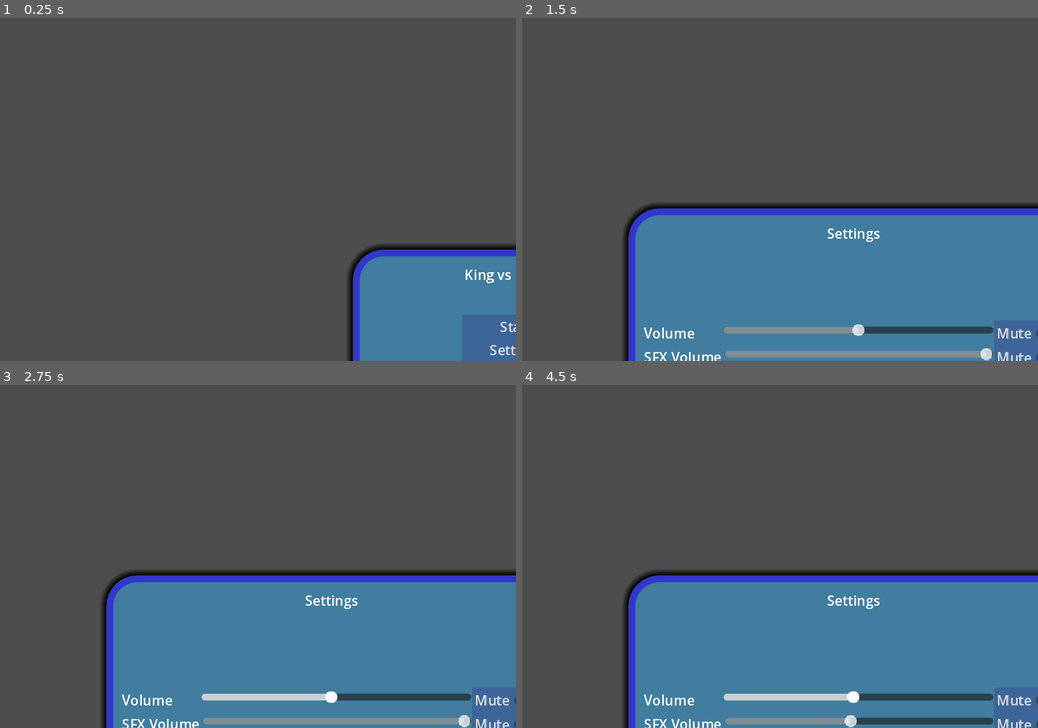
Above: before the commit, frames 1-4 (two rows, left to right).
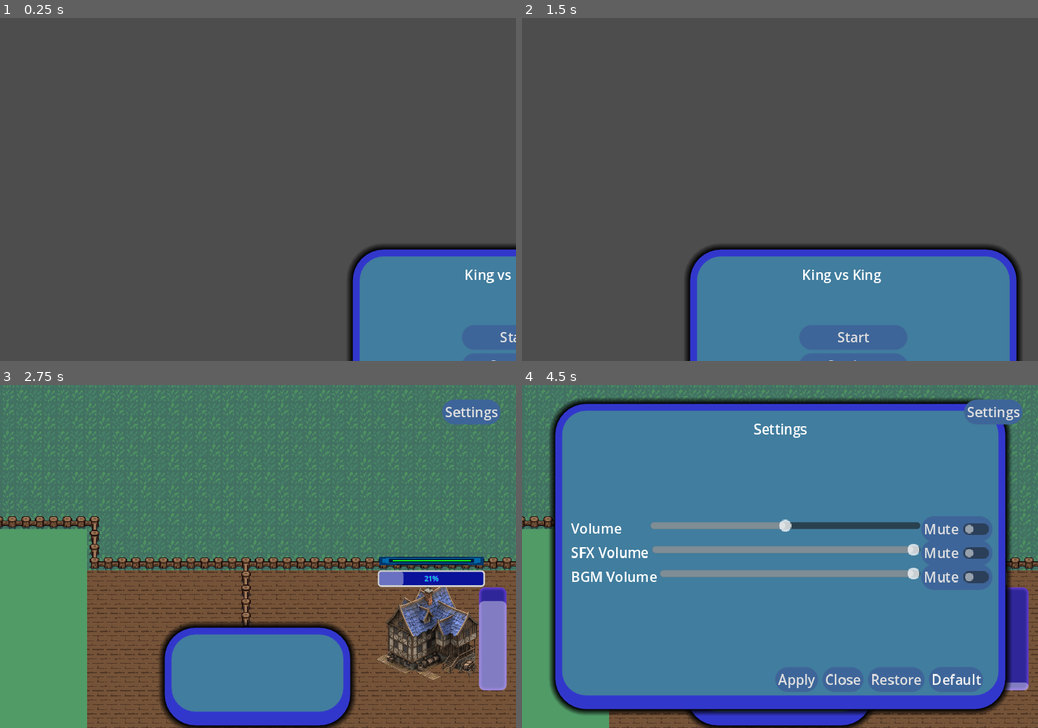
Above: after the commit, the same moments.

Repository: SiTOTG/KingVsKing
Game: Godot game, scene res://main_menu/main_menu.tscn
Two runs of this game, one before a commit and one after it. Both use one fixed random seed, a clock stepped at 60 frames per second and the inputs below.
Inputs (mouse positions are in pixels of both pictures, inside the frame that each line leads up to):
- Up to frame 1 (0.25 s): no input
- Up to frame 2 (1.5 s): tap Enter at 0.5 s; move the mouse to (893, 172) at 0.52 s; hold Right (ui_right) 0.53-1.25 s; tap Middle mouse button (drag) at 0.6 s; click (893, 172) at 0.67 s; click (857, 350) at 1.25 s, where only the run before the commit has a clickable "Settings"
- Up to frame 3 (2.75 s): click "Start" at 2 s
- Up to frame 4 (4.5 s): click "Settings" at 2.75 s; click (955, 679) at 3.5 s, where only the run after the commit has a clickable "Default"; click (852, 693) at 4.25 s, where only the run before the commit has a clickable "Start"

The runs differ from the first frame. In frame 1, 0.2% of the frame differs, in the area x 95-100%, y 88-100%; in frame 2, 21%; in frame 3, 93%, in the area x 0-100%, y 0-100%; in frame 4, 78%.
Error after the commit: Invalid call. Nonexistent function 'get_mesh' in base 'NavigationPolygon'. (res://world/world.gd:21)

Commit message:
Make settings available during battle and bugfixes

Diff:
--- a/bgm.tscn
+++ b/bgm.tscn
@@ -3,6 +3,7 @@
 [ext_resource type="AudioStream" uid="uid://wsc00huixfwh" path="res://assets/bgm/One-Bard-Band.mp3" id="1_20dqj"]
 
 [node name="BGM" type="AudioStreamPlayer"]
+process_mode = 3
 stream = ExtResource("1_20dqj")
 autoplay = true
 bus = &"BGM"
--- a/default_theme.tres
+++ b/default_theme.tres
@@ -2,6 +2,10 @@
 
 [sub_resource type="StyleBoxFlat" id="StyleBoxFlat_1xbkg"]
 bg_color = Color(0.243137, 0.396078, 0.6, 1)
+corner_radius_top_left = 25
+corner_radius_top_right = 25
+corner_radius_bottom_right = 25
+corner_radius_bottom_left = 25
 expand_margin_left = 3.0
 expand_margin_top = 3.0
 expand_margin_right = 3.0
--- a/main_menu/main_menu.tscn
+++ b/main_menu/main_menu.tscn
@@ -24,6 +24,7 @@
 
 [node name="Camera2D" type="Camera2D" parent="."]
 anchor_mode = 0
+current = true
 
 [node name="MarginContainer" type="MarginContainer" parent="."]
 anchors_preset = -1
@@ -48,6 +49,7 @@
 [node name="VBoxContainer" type="VBoxContainer" parent="MarginContainer/PanelContainer/MarginContainer"]
 offset_right = 228.0
 offset_bottom = 216.0
+theme_override_constants/separation = 10
 
 [node name="Label" type="Label" parent="MarginContainer/PanelContainer/MarginContainer/VBoxContainer"]
 offset_right = 228.0
@@ -57,9 +59,9 @@
 script = SubResource("GDScript_epg62")
 
 [node name="HSeparator" type="HSeparator" parent="MarginContainer/PanelContainer/MarginContainer/VBoxContainer"]
-offset_top = 62.0
+offset_top = 68.0
 offset_right = 228.0
-offset_bottom = 92.0
+offset_bottom = 98.0
 theme_override_constants/separation = 30
 theme_override_styles/separator = SubResource("StyleBoxEmpty_nal6i")
 
@@ -67,9 +69,9 @@
 unique_name_in_owner = true
 custom_minimum_size = Vector2(120, 0)
 offset_left = 54.0
-offset_top = 96.0
+offset_top = 108.0
 offset_right = 174.0
-offset_bottom = 119.0
+offset_bottom = 131.0
 size_flags_horizontal = 4
 button_group = SubResource("ButtonGroup_0t8qw")
 text = "Start"
@@ -77,9 +79,9 @@
 [node name="SettingsButton" type="Button" parent="MarginContainer/PanelContainer/MarginContainer/VBoxContainer"]
 custom_minimum_size = Vector2(120, 0)
 offset_left = 54.0
-offset_top = 123.0
+offset_top = 141.0
 offset_right = 174.0
-offset_bottom = 146.0
+offset_bottom = 164.0
 size_flags_horizontal = 4
 button_group = SubResource("ButtonGroup_0t8qw")
 text = "Settings"
--- a/player/card_hud.gd
+++ b/player/card_hud.gd
@@ -32,6 +32,7 @@
 		card_manager = CardManager.new()
 
 	ReferenceStash.card_manager = card_manager
+	card_manager.clear_hand()
 
 	connect_signals()
 
--- a/player/cards/card_manager.gd
+++ b/player/cards/card_manager.gd
@@ -34,3 +34,6 @@
 func _on_card_used(card):
 	hand.erase(card)
 	hand_updated.emit()
+
+func clear_hand():
+	hand.clear()
--- a/project.godot
+++ b/project.godot
@@ -107,7 +107,7 @@
 [autoload]
 
 GlobalSettings="*res://global_settings.gd"
-DebugCamera="*res://debug/debug_camera.tscn"
+DebugCamera="res://debug/debug_camera.tscn"
 Events="*res://events.gd"
 ReferenceStash="*res://reference_stash.gd"
 Bgm="*res://bgm.tscn"
--- a/ui/settings.tscn
+++ b/ui/settings.tscn
@@ -31,12 +31,7 @@
 grow_vertical = 2
 script = ExtResource("1_3qus1")
 
-[node name="Camera2D" type="Camera2D" parent="."]
-anchor_mode = 0
-current = true
-
 [node name="MarginContainer" type="MarginContainer" parent="."]
-layout_mode = 1
 anchors_preset = -1
 anchor_left = 0.2
 anchor_top = 0.2
@@ -50,106 +45,146 @@
 grow_vertical = 2
 
 [node name="PanelContainer" type="PanelContainer" parent="MarginContainer"]
-layout_mode = 2
+offset_right = 504.0
+offset_bottom = 336.0
 
 [node name="CenterContainer" type="CenterContainer" parent="MarginContainer/PanelContainer"]
-layout_mode = 2
+offset_left = 8.0
+offset_top = 8.0
+offset_right = 496.0
+offset_bottom = 66.0
 size_flags_vertical = 0
 
 [node name="Label" type="Label" parent="MarginContainer/PanelContainer/CenterContainer"]
-layout_mode = 2
+offset_left = 167.0
+offset_right = 321.0
+offset_bottom = 58.0
 theme_type_variation = &"TitleLabel"
 text = "Settings"
 script = SubResource("GDScript_sivvx")
 
 [node name="VBoxContainer" type="VBoxContainer" parent="MarginContainer/PanelContainer"]
-layout_mode = 2
+offset_left = 8.0
+offset_top = 121.0
+offset_right = 496.0
+offset_bottom = 207.0
 size_flags_vertical = 4
 
 [node name="VolumeField" type="HBoxContainer" parent="MarginContainer/PanelContainer/VBoxContainer"]
-layout_mode = 2
+offset_right = 488.0
+offset_bottom = 26.0
 
 [node name="Label" type="Label" parent="MarginContainer/PanelContainer/VBoxContainer/VolumeField"]
-layout_mode = 2
+offset_right = 89.0
+offset_bottom = 26.0
 size_flags_horizontal = 3
 text = "Volume"
 
 [node name="VolumeValue" type="HSlider" parent="MarginContainer/PanelContainer/VBoxContainer/VolumeField"]
 unique_name_in_owner = true
-layout_mode = 2
+offset_left = 93.0
+offset_right = 407.0
+offset_bottom = 16.0
 size_flags_horizontal = 3
 size_flags_stretch_ratio = 3.5
 
 [node name="MuteMaster" type="CheckButton" parent="MarginContainer/PanelContainer/VBoxContainer/VolumeField"]
 unique_name_in_owner = true
-layout_mode = 2
+offset_left = 411.0
+offset_right = 488.0
+offset_bottom = 26.0
 text = "Mute"
 
 [node name="SFXVolumeField" type="HBoxContainer" parent="MarginContainer/PanelContainer/VBoxContainer"]
-layout_mode = 2
+offset_top = 30.0
+offset_right = 488.0
+offset_bottom = 56.0
 
 [node name="Label" type="Label" parent="MarginContainer/PanelContainer/VBoxContainer/SFXVolumeField"]
-layout_mode = 2
+offset_right = 91.0
+offset_bottom = 26.0
 size_flags_horizontal = 3
 text = "SFX Volume"
 
 [node name="SFXVolumeValue" type="HSlider" parent="MarginContainer/PanelContainer/VBoxContainer/SFXVolumeField"]
 unique_name_in_owner = true
-layout_mode = 2
+offset_left = 95.0
+offset_right = 407.0
+offset_bottom = 16.0
 size_flags_horizontal = 3
 size_flags_stretch_ratio = 3.5
 
 [node name="MuteSFX" type="CheckButton" parent="MarginContainer/PanelContainer/VBoxContainer/SFXVolumeField"]
 unique_name_in_owner = true
-layout_mode = 2
+offset_left = 411.0
+offset_right = 488.0
+offset_bottom = 26.0
 text = "Mute"
 
 [node name="BGMVolumeField2" type="HBoxContainer" parent="MarginContainer/PanelContainer/VBoxContainer"]
-layout_mode = 2
+offset_top = 60.0
+offset_right = 488.0
+offset_bottom = 86.0
 
 [node name="Label" type="Label" parent="MarginContainer/PanelContainer/VBoxContainer/BGMVolumeField2"]
-layout_mode = 2
+offset_right = 100.0
+offset_bottom = 26.0
 size_flags_horizontal = 3
 text = "BGM Volume"
 
 [node name="BGMVolumeValue" type="HSlider" parent="MarginContainer/PanelContainer/VBoxContainer/BGMVolumeField2"]
 unique_name_in_owner = true
-layout_mode = 2
+offset_left = 104.0
+offset_right = 407.0
+offset_bottom = 16.0
 size_flags_horizontal = 3
 size_flags_stretch_ratio = 3.5
 
 [node name="MuteBGM" type="CheckButton" parent="MarginContainer/PanelContainer/VBoxContainer/BGMVolumeField2"]
 unique_name_in_owner = true
-layout_mode = 2
+offset_left = 411.0
+offset_right = 488.0
+offset_bottom = 26.0
 text = "Mute"
 
 [node name="ButtonsMarginContainer" type="MarginContainer" parent="MarginContainer"]
-layout_mode = 2
+offset_left = 249.0
+offset_top = 300.0
+offset_right = 504.0
+offset_bottom = 336.0
 size_flags_horizontal = 8
 size_flags_vertical = 8
 theme_override_constants/margin_right = 19
 theme_override_constants/margin_bottom = 13
 
 [node name="HBoxContainer" type="HBoxContainer" parent="MarginContainer/ButtonsMarginContainer"]
-layout_mode = 2
+offset_right = 236.0
+offset_bottom = 23.0
 theme_override_constants/separation = 11
 
 [node name="ApplyButton" type="Button" parent="MarginContainer/ButtonsMarginContainer/HBoxContainer"]
-layout_mode = 2
+offset_right = 44.0
+offset_bottom = 23.0
 size_flags_horizontal = 3
 text = "Apply"
 
 [node name="CloseButton" type="Button" parent="MarginContainer/ButtonsMarginContainer/HBoxContainer"]
-layout_mode = 2
+offset_left = 55.0
+offset_right = 97.0
+offset_bottom = 23.0
 size_flags_horizontal = 3
 text = "Close"
 
 [node name="ResetButton" type="Button" parent="MarginContainer/ButtonsMarginContainer/HBoxContainer"]
-layout_mode = 2
+offset_left = 108.0
+offset_right = 168.0
+offset_bottom = 23.0
 text = "Restore"
 
 [node name="Button" type="Button" parent="MarginContainer/ButtonsMarginContainer/HBoxContainer"]
-layout_mode = 2
+offset_left = 179.0
+offset_right = 236.0
+offset_bottom = 23.0
 text = "Default"
 
 [node name="TestSFX" type="AudioStreamPlayer" parent="."]
--- a/world/world.gd
+++ b/world/world.gd
@@ -4,6 +4,8 @@
 @onready var destination_lane_1 = $DestinationLane1
 @onready var tilemap_master: TilemapMaster = $TilemapMaster
 @onready var navigation_region_2d = $NavigationRegion2D
+@onready var settings = %Settings
+@onready var settings_button = %SettingsButton
 
 var active_card: Card
 
@@ -17,6 +19,7 @@
 	Events.confirm_card_activation_event.connect(_on_card_confirm_activation)
 	var navpoly: NavigationPolygon = navigation_region_2d.navpoly
 	navpoly.get_mesh().agent_radius = 32
+	settings.visibility_changed.connect(_on_settings_visibility_changed)
 
 
 func _process(delta):
@@ -64,3 +67,9 @@
 	match_stats.victory = true
 	$GameOverUI.match_stats = match_stats
 	get_tree().paused = true
+
+func _on_settings_button_pressed():
+	settings.visible = true
+
+func _on_settings_visibility_changed():
+	settings_button.visible = not settings.visible
--- a/world/world.tscn
+++ b/world/world.tscn
@@ -18,6 +18,7 @@
 [ext_resource type="Script" path="res://world/game_over_ui.gd" id="15_opoo2"]
 [ext_resource type="Script" path="res://player/building_stats.gd" id="16_3kfl1"]
 [ext_resource type="Texture2D" uid="uid://cgh2uhiknjo1m" path="res://assets/placeholder/sprites/FlameDemon Evolved.png" id="17_hjoo1"]
+[ext_resource type="PackedScene" uid="uid://cx6j2qyk8kg43" path="res://ui/settings.tscn" id="19_p7ml3"]
 
 [sub_resource type="TileSetAtlasSource" id="TileSetAtlasSource_nujo8"]
 texture = ExtResource("2_b5ipp")
@@ -136,6 +137,7 @@
 
 [node name="Castle" parent="." instance=ExtResource("15_om70m")]
 position = Vector2(704, 224)
+friendly_layer = 2
 
 [node name="DemonCommander" parent="." instance=ExtResource("15_om70m")]
 position = Vector2(-1159, 154)
@@ -172,35 +174,71 @@
 grow_vertical = 2
 
 [node name="PanelContainer" type="PanelContainer" parent="GameOverUI/MarginContainer"]
-offset_right = 360.0
-offset_bottom = 240.0
+layout_mode = 2
 
 [node name="MarginContainer" type="MarginContainer" parent="GameOverUI/MarginContainer/PanelContainer"]
+layout_mode = 2
 size_flags_horizontal = 4
 
 [node name="VBoxContainer" type="VBoxContainer" parent="GameOverUI/MarginContainer/PanelContainer/MarginContainer"]
-offset_right = 150.0
-offset_bottom = 119.0
+layout_mode = 2
 
 [node name="MatchGameoverTitle" type="Label" parent="GameOverUI/MarginContainer/PanelContainer/MarginContainer/VBoxContainer"]
 unique_name_in_owner = true
+layout_mode = 2
 theme_type_variation = &"TitleLabel"
 text = "Defeat!"
 script = SubResource("GDScript_k4be7")
 
 [node name="HSeparator" type="HSeparator" parent="GameOverUI/MarginContainer/PanelContainer/MarginContainer/VBoxContainer"]
+layout_mode = 2
 theme_override_constants/separation = 30
 theme_override_styles/separator = SubResource("StyleBoxEmpty_lfc6u")
 
 [node name="StartButton" type="Button" parent="GameOverUI/MarginContainer/PanelContainer/MarginContainer/VBoxContainer"]
 custom_minimum_size = Vector2(120, 0)
+layout_mode = 2
 size_flags_horizontal = 4
 button_group = SubResource("ButtonGroup_lek63")
 text = "Back to main menu"
 
+[node name="SettingsUI" type="CanvasLayer" parent="."]
+
+[node name="Settings" parent="SettingsUI" instance=ExtResource("19_p7ml3")]
+unique_name_in_owner = true
+visible = false
+
+[node name="Panel" type="Control" parent="SettingsUI"]
+layout_mode = 3
+anchors_preset = 15
+anchor_right = 1.0
+anchor_bottom = 1.0
+grow_horizontal = 2
+grow_vertical = 2
+mouse_filter = 2
+
+[node name="MarginContainer" type="MarginContainer" parent="SettingsUI/Panel"]
+layout_mode = 1
+anchors_preset = 1
+anchor_left = 1.0
+anchor_right = 1.0
+offset_left = -62.0
+offset_bottom = 40.0
+grow_horizontal = 0
+theme_override_constants/margin_top = 20
+theme_override_constants/margin_right = 21
+
+[node name="SettingsButton" type="Button" parent="SettingsUI/Panel/MarginContainer"]
+unique_name_in_owner = true
+layout_mode = 2
+size_flags_horizontal = 8
+size_flags_vertical = 0
+text = "Settings"
+
 [connection signal="destroyed" from="Castle" to="." method="_on_castle_destroyed"]
 [connection signal="destroyed" from="DemonCommander" to="." method="_on_demon_commander_destroyed"]
 [connection signal="pressed" from="GameOverUI/MarginContainer/PanelContainer/MarginContainer/VBoxContainer/StartButton" to="GameOverUI" method="_on_start_button_pressed"]
+[connection signal="pressed" from="SettingsUI/Panel/MarginContainer/SettingsButton" to="." method="_on_settings_button_pressed"]
 
 [editable path="Spawner"]
 [editable path="EvilSpawner"]
Not shown: 1 places in world/world.tscn that only renumber resources
